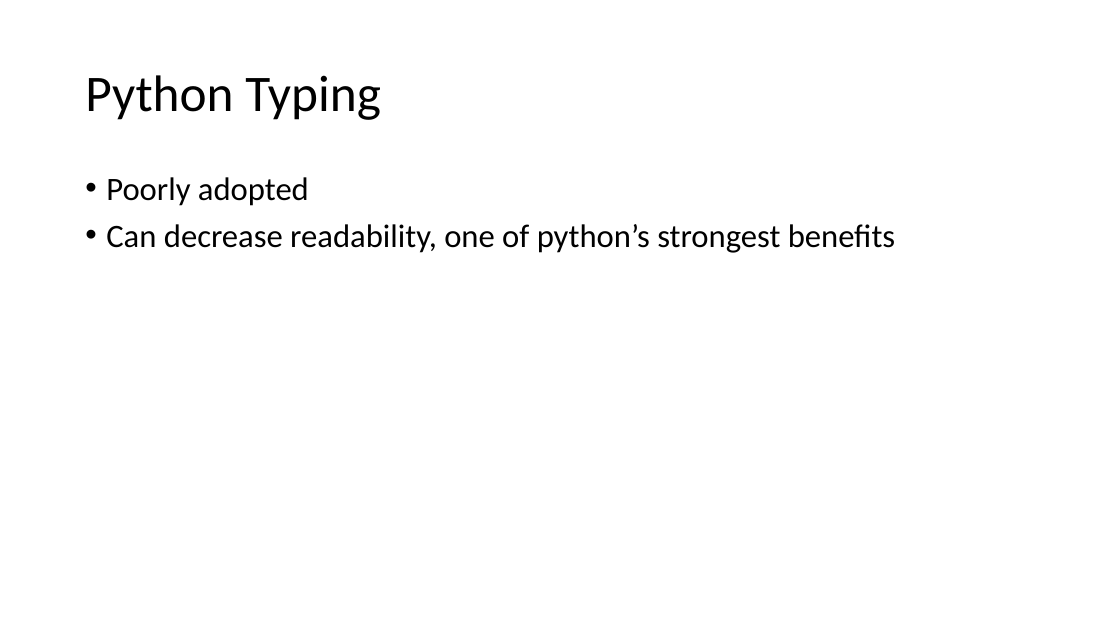
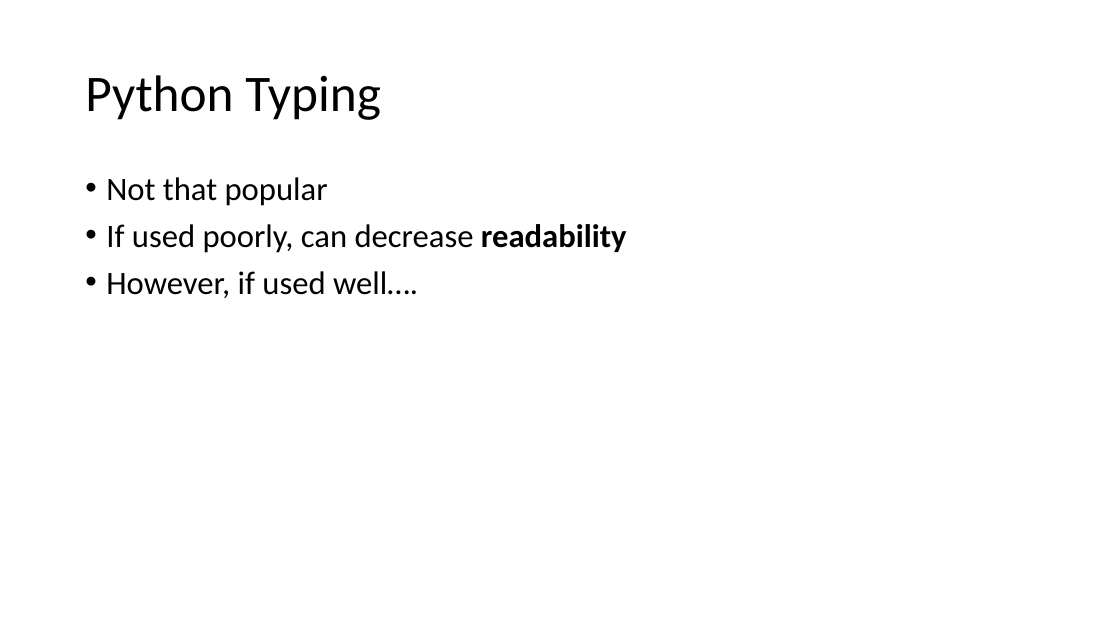
Before and after one commit to tjchambers32/ecs289-final, a slide deck: slide 5 of deeptyper for python.pptx (slide 6 before the commit). Drawn at 1120x630 pixels with LibreOffice and Linux fonts; fonts in the diff are those of the drawing. Boxes give left, top, right and bottom in pixels: in the first picture for what was removed or moved away, otherwise in the second. Text is boxed around its words. In the diff, an @@ line names an element or a change of style, - is before the commit and + after.

```diff
--- a/deeptyper for python.pptx
+++ b/deeptyper for python.pptx
@@ text at <box>106,177,627,298</box>: text changed @@
-• Poorly adopted
-• Can decrease readability, one of python’s strongest benefits
+• Not that popular
+• If used poorly, can decrease readability
+• However, if used well….
```
Also in this commit, not shown: 1 other slide changed, 3 slides added, 2 slides removed, 4 other files.
